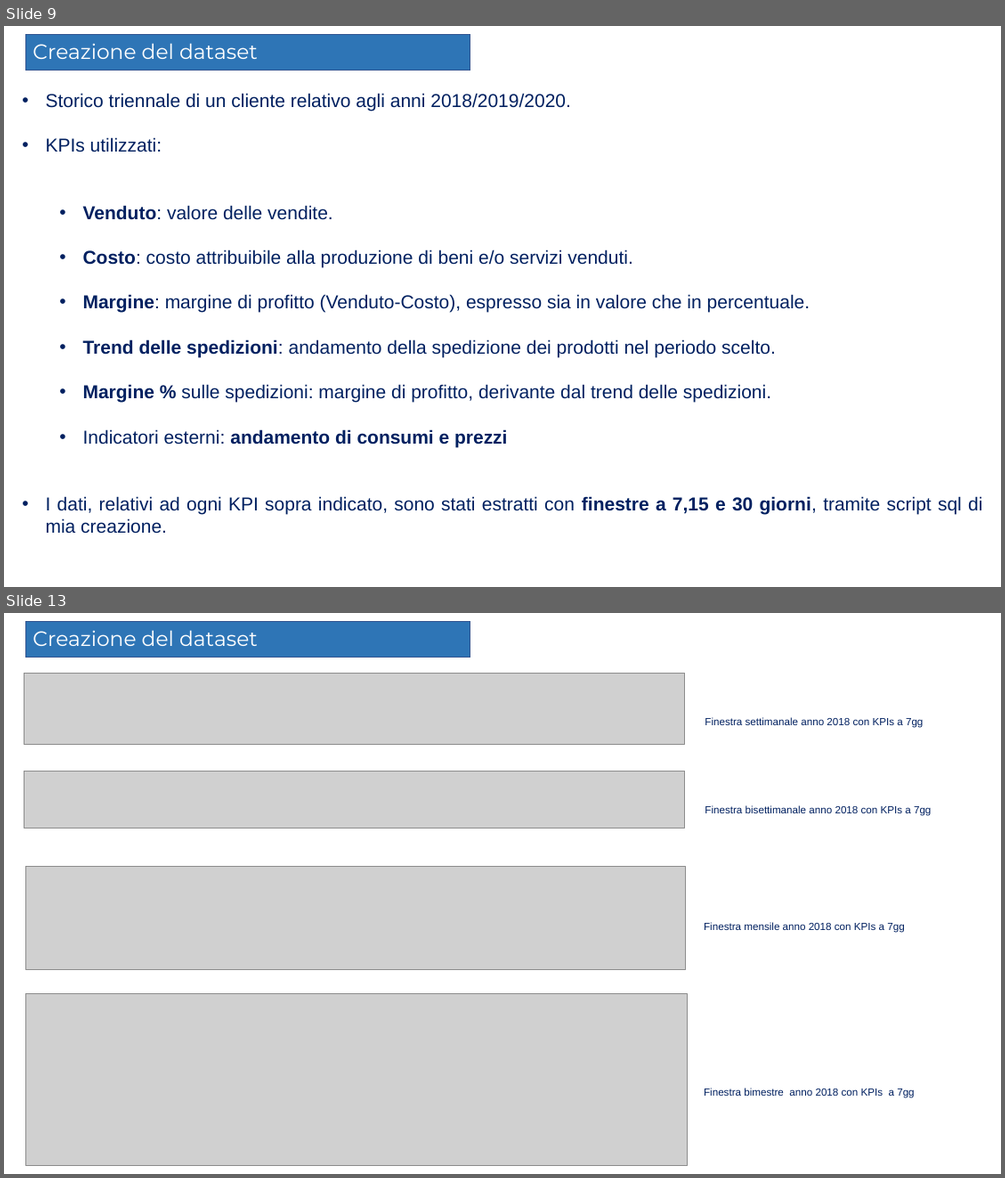
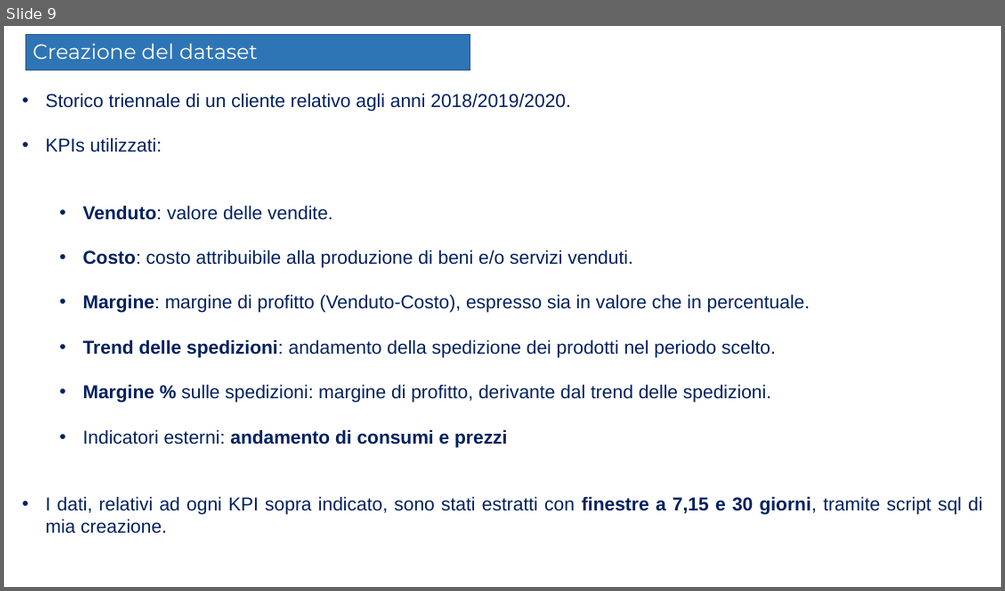
Before and after one commit to Elmaravilla7/Tesi, a slide deck: Presentazione204898.pptx. Shown one above the other, each under a label of ours: slides 9 and 13 before the commit, slide 9 after it; the slides between them are not shown. The pictures are 1005x1178 and 1005x591 pixels, drawn with LibreOffice and Linux fonts; fonts in the diff are those of the drawing; grey boxes stand for pictures. Boxes give left, top, right and bottom in pixels: in the first picture for what was removed or moved away, otherwise in the second. Text is boxed around its words. In the diff, an @@ line names an element or a change of style, - is before the commit and + after.

```diff
--- a/Presentazione204898.pptx
+++ b/Presentazione204898.pptx
@@ slide 13 removed at box(4, 613, 1001, 1174), background #FFFFFF @@
@@ rectangle removed at box(25, 621, 470, 657) @@
@@ text removed at box(32, 630, 258, 646) @@
-Creazione del dataset
@@ picture removed at box(24, 673, 685, 744) @@
@@ text removed at box(704, 717, 922, 728) @@
-  Finestra settimanale anno 2018 con KPIs a 7gg
@@ picture removed at box(24, 771, 685, 827) @@
@@ text removed at box(704, 805, 930, 816) @@
-  Finestra bisettimanale anno 2018 con KPIs a 7gg
@@ picture removed at box(26, 866, 685, 970) @@
@@ text removed at box(704, 922, 904, 933) @@
-  Finestra mensile anno 2018 con KPIs a 7gg
@@ picture removed at box(25, 993, 687, 1165) @@
@@ text removed at box(704, 1087, 914, 1098) @@
-  Finestra bimestre anno 2018 con KPIs a 7gg
```
Also in this commit, not shown: 4 slides changed, 1 slide added, 8 other slides removed.
